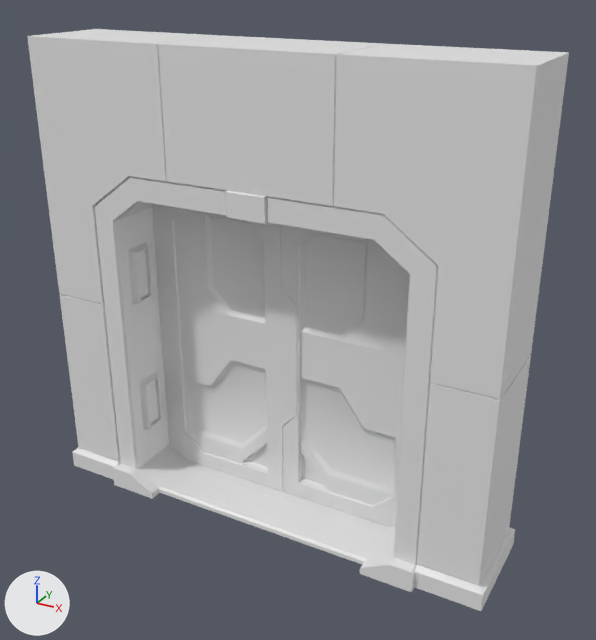
The FBX model Assets/Resources/Model/WallModel.fbx: old version first, new version second.
Before and after are seen from a 50 mm camera at (5.23, -4.95, 4.58) aimed at (2.24, 0.48, 1.86). The lights are fixed; the arrows at lower left show +X, +Y and +Z. Vertices at the same position are counted once.

Before the edit, the objects in view are built like this:
```python
me_mesh = bpy.data.meshes.new('Mesh')
me_mesh.from_pydata(...)  # 1348 vertices, 2590 faces; spans x -79.0..322.0, y -36.0..63.0, z -331.0..79.0
ob_box034 = bpy.data.objects.new('Box034', me_mesh)
ob_box034.location = (3.312, 0.314, 0.786)
ob_box034.rotation_euler = (-3.142, 1.571, 0.0)  # degrees (-180, 90, 0)
ob_box034.scale = (-0.01, -0.01, -0.01)
```
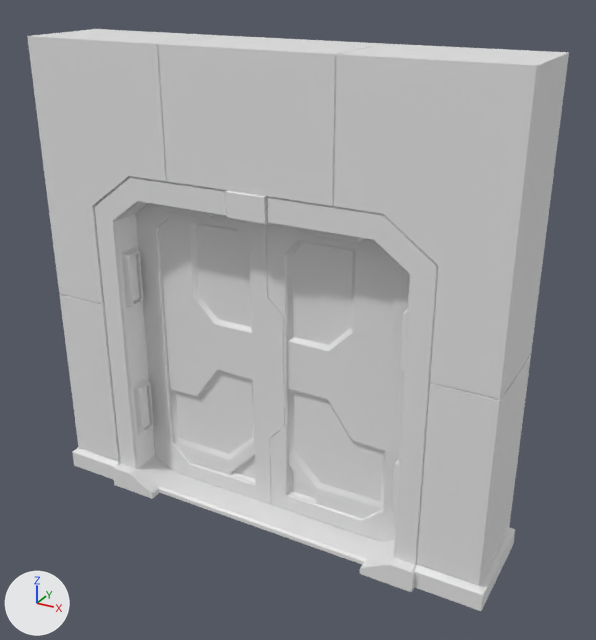
Boxes [x1, y1, x2, y2] around the edits, measured in the pictures (596 x 640 px; the box of a moved part takes in the faces that stretch with it):
'Box034', reshaped, moved, turned, rescaled
    both: [27, 29, 569, 611]
part 1 of me_mesh, moved or reshaped (not visible afterwards)
    before: [137, 250, 149, 299]
part 2 of me_mesh, moved or reshaped (not visible afterwards)
    before: [128, 242, 153, 305]
part 3 of me_mesh, moved or reshaped
    before: [281, 226, 410, 527]
    after: [267, 223, 410, 542]
part 4 of me_mesh, moved or reshaped
    before: [174, 211, 268, 471]
    after: [287, 240, 395, 519]
part 5 of me_mesh, moved or reshaped
    before: [152, 205, 297, 492]
    after: [136, 204, 285, 504]
part 6 of me_mesh, moved or reshaped
    before: [300, 232, 406, 505]
    after: [158, 218, 255, 483]
part 7 of me_mesh, moved or reshaped
    both: [95, 176, 438, 565]
part 8 of me_mesh, added
    after: [122, 247, 143, 309]
part 9 of me_mesh, added
    after: [130, 254, 139, 302]
part 10 of me_mesh, added
    after: [134, 378, 154, 435]
part 11 of me_mesh, added
    after: [141, 386, 150, 428]
part 12 of me_mesh, added
    after: [400, 308, 408, 372]
part 13 of me_mesh, added
    after: [392, 459, 399, 515]

The change, as a diff of the scene's bpy script:
```diff
--- a/Assets/Resources/Model/WallModel.fbx.py
+++ b/Assets/Resources/Model/WallModel.fbx.py
@@ me_mesh @@
 me_mesh.from_pydata(...)  # 1348 vertices, 2590 faces; spans x -79.0..322.0, y -36.0..63.0, z -331.0..79.0
 # used by ob_box034; location = (3.312, 0.314, 0.786); rotation_euler = (-3.142, 1.571, 0.0), in degrees (-180, 90, 0); scale = (-0.01, -0.01, -0.01)
+# me_mesh part 1: the loose piece of 32 vertices spanning x 105.0..148.0, y -8.0..8.0, z -253.0 is multiplied about its middle by the matrix ((0.0, 1.0, 0.0), (1.0, 0.0, 0.0), (0.0, 0.0, -1.0)), then moved by (-159.0, -64.0, -24.0)
+# me_mesh part 2: the loose piece of 56 vertices spanning x 101.0..152.0, y -13.0..13.0, z -255.0..-250.0 is multiplied about its middle by the matrix ((0.0, 1.0, 0.0), (0.0, 0.0, -1.0), (-1.0, 0.0, 0.0)), then moved by (-94.0, 126.0, 47.0)
+# me_mesh part 3: the loose piece of 75 vertices spanning x -72.0..200.0, y 23.0..30.0, z -126.0..3.0 is multiplied about its middle by the matrix ((0.0, 1.316, 0.0), (0.0, 0.0, -1.0), (-1.0, 0.0, 0.0)), then moved by (-76.0, -91.0, -81.0)
+# me_mesh part 4: the loose piece of 92 vertices spanning x -57.0..182.0, y 26.0..30.0, z -234.0..-143.0 is multiplied about its middle by the matrix ((0.0, 1.317, 0.0), (0.0, 0.0, 1.0), (-1.0, 0.0, 0.0)), then moved by (-73.0, -90.0, 47.0)
+# me_mesh part 5: the loose piece of 72 vertices spanning x -72.0..200.0, y 23.0..30.0, z -255.0..-112.0 is multiplied about its middle by the matrix ((0.0, 1.316, 0.0), (0.0, 0.0, -1.0), (-1.0, 0.0, 0.0)), then moved by (-76.0, 31.0, 41.0)
+# me_mesh part 6: the loose piece of 92 vertices spanning x -57.0..182.0, y 26.0..30.0, z -110.0..-18.0 is multiplied about its middle by the matrix ((0.0, 1.317, 0.0), (0.0, 0.0, 1.0), (-1.0, 0.0, 0.0)), then moved by (-73.0, 34.0, -77.0)
+# me_mesh part 7: the loose piece of 106 vertices spanning x -79.0..221.0, y -26.0..54.0, z -276.0..24.0 is multiplied about its middle by the matrix ((0.0, 1.316, 0.0), (0.0, 0.0, -1.0), (-1.0, 0.0, 0.0)), then moved by (-71.0, -14.0, -24.0)
+# me_mesh part 8: the loose piece of 56 vertices spanning x 195.0..200.0, y -13.0..13.0, z -215.0..-164.0 is copied, and the copy is multiplied about its middle by the matrix ((0.0, 1.0, 0.0), (1.0, 0.0, 0.0), (0.0, 0.0, 1.0)), then moved by (-230.0, 126.0, -16.0); it spans x -45.0..-20.0, y 124.0..129.0, z -231.0..-180.0
+# me_mesh part 9: the loose piece of 32 vertices spanning x 198.0..199.0, y -8.0..8.0, z -211.0..-168.0 is copied, and the copy is turned -90 degrees about the z axis through its middle, then moved by (-231.0, 127.0, -16.0); it spans x -40.0..-25.0, y 126.0..127.0, z -227.0..-184.0
+# me_mesh part 10: the loose piece of 56 vertices spanning x -26.0..26.0, y -13.0..13.0, z -3.0..3.0 is copied, and the copy is multiplied about its middle by the matrix ((0.0, 1.0, 0.0), (0.0, 0.0, 1.0), (-1.0, 0.0, 0.0)), then moved by (-32.0, 126.0, -79.0); it spans x -45.0..-20.0, y 124.0..129.0, z -104.0..-53.0
+# me_mesh part 11: the loose piece of 32 vertices spanning x 198.0..199.0, y -8.0..8.0, z -84.0..-41.0 is copied, and the copy is turned -90 degrees about the z axis through its middle, then moved by (-231.0, 127.0, -16.0); it spans x -40.0..-25.0, y 126.0..127.0, z -100.0..-57.0
+# me_mesh part 12: the loose piece of 56 vertices spanning x 195.0..200.0, y -13.0..13.0, z -215.0..-164.0 is copied, and the copy is turned -90 degrees about the z axis through its middle, then moved by (-230.0, -126.0, -16.0); it spans x -45.0..-20.0, y -129.0..-123.0, z -231.0..-180.0
+# me_mesh part 13: the loose piece of 56 vertices spanning x 195.0..200.0, y -13.0..13.0, z -88.0..-37.0 is copied, and the copy is turned -90 degrees about the z axis through its middle, then moved by (-230.0, -126.0, -16.0); it spans x -45.0..-20.0, y -129.0..-123.0, z -104.0..-53.0
@@ ob_box034 @@
 ob_box034 = bpy.data.objects.new('Box034', me_mesh)
-ob_box034.location = (3.312, 0.314, 0.786)
-ob_box034.rotation_euler = (-3.142, 1.571, 0.0)  # degrees (-180, 90, 0)
-ob_box034.scale = (-0.01, -0.01, -0.01)
+ob_box034.location = (2.05, 0.45, 0.0)
+ob_box034.rotation_euler = (0.0, 0.0, -1.571)  # degrees (0, 0, -90)
+ob_box034.scale = (-0.0076, -0.01, -0.01)
```
